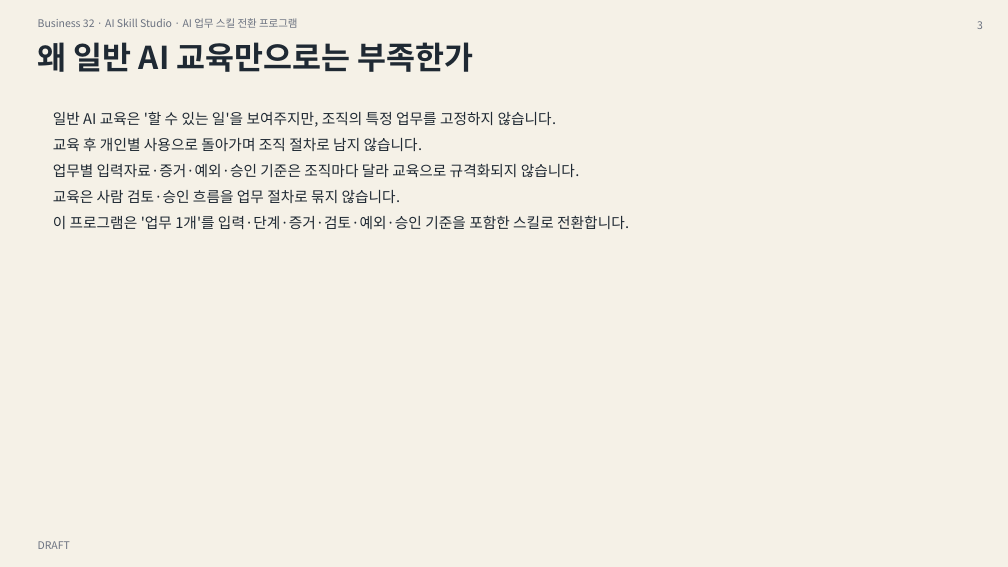
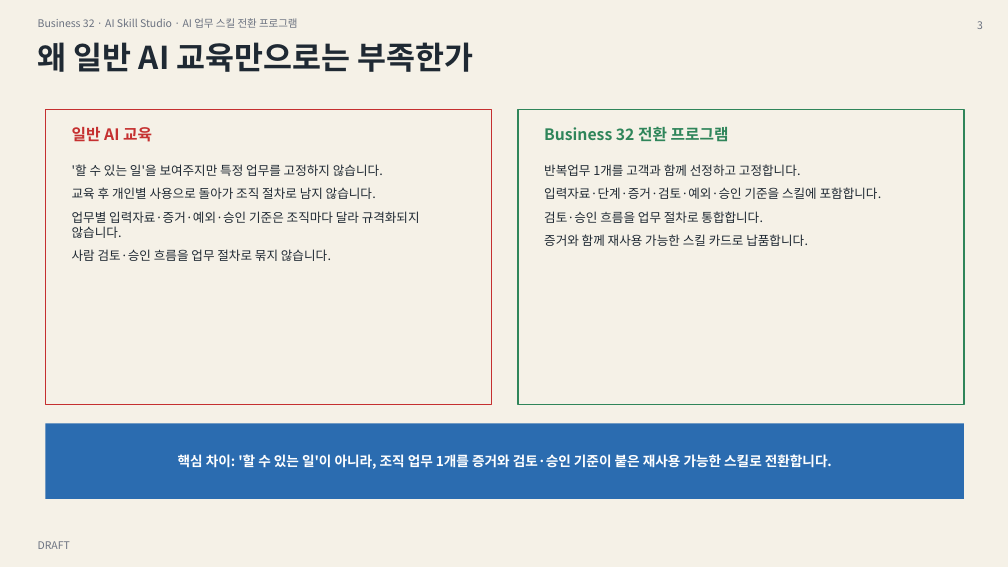
Before and after one commit to skerishKang/ai-revenue-lab, a slide deck: slide 3 of docs/commercial/business-32-ai-skill-studio/customer-package/Business32_Master_Proposal_10p.pptx. Drawn at 1008x567 pixels with LibreOffice and Linux fonts; fonts in the diff are those of the drawing. Boxes give left, top, right and bottom in pixels: in the first picture for what was removed or moved away, otherwise in the second. Text is boxed around its words. In the diff, an @@ line names an element or a change of style, - is before the commit and + after.

```diff
--- a/docs/commercial/business-32-ai-skill-studio/customer-package/Business32_Master_Proposal_10p.pptx
+++ b/docs/commercial/business-32-ai-skill-studio/customer-package/Business32_Master_Proposal_10p.pptx
@@ rectangle added at box(45, 110, 492, 405), fill #F5F1E7, outline #C53030 1.5 pt @@
@@ rectangle added at box(518, 110, 964, 405), fill #F5F1E7, outline #2F855A 1.5 pt @@
@@ text added at box(72, 127, 152, 142), 15 pt, text #C53030, bold @@
+일반 AI 교육
@@ text added at box(544, 126, 729, 142), 15 pt, text #2F855A, bold @@
+Business 32 전환 프로그램
@@ text at box(72, 164, 420, 261): text changed; size 14 to 12 pt @@
-일반 AI 교육은 '할 수 있는 일'을 보여주지만, 조직의 특정 업무를 고정하지 않습니다.
-교육 후 개인별 사용으로 돌아가며 조직 절차로 남지 않습니다.
-업무별 입력자료·증거·예외·승인 기준은 조직마다 달라 교육으로 규격화되지 않습니다.
-교육은 사람 검토·승인 흐름을 업무 절차로 묶지 않습니다.
-이 프로그램은 '업무 1개'를 입력·단계·증거·검토·예외·승인 기준을 포함한 스킬로 전환합니다.
+'할 수 있는 일'을 보여주지만 특정 업무를 고정하지 않습니다.
+교육 후 개인별 사용으로 돌아가 조직 절차로 남지 않습니다.
+업무별 입력자료·증거·예외·승인 기준은 조직마다 달라 규격화되지 않습니다.
+사람 검토·승인 흐름을 업무 절차로 묶지 않습니다.
@@ text added at box(544, 164, 882, 246), 12 pt, text #1F2933 @@
+반복업무 1개를 고객과 함께 선정하고 고정합니다.
+입력자료·단계·증거·검토·예외·승인 기준을 스킬에 포함합니다.
+검토·승인 흐름을 업무 절차로 통합합니다.
+증거와 함께 재사용 가능한 스킬 카드로 납품합니다.
@@ rectangle added at box(45, 423, 964, 499), fill #2B6CB0, 13 pt, text #FFFFFF, bold @@
+핵심 차이: '할 수 있는 일'이 아니라, 조직 업무 1개를 증거와 검토·승인 기준이 붙은 재사용 가능한 스킬로 전환합니다.
```
Also in this commit, not shown: 6 other slides changed, 28 other files.
